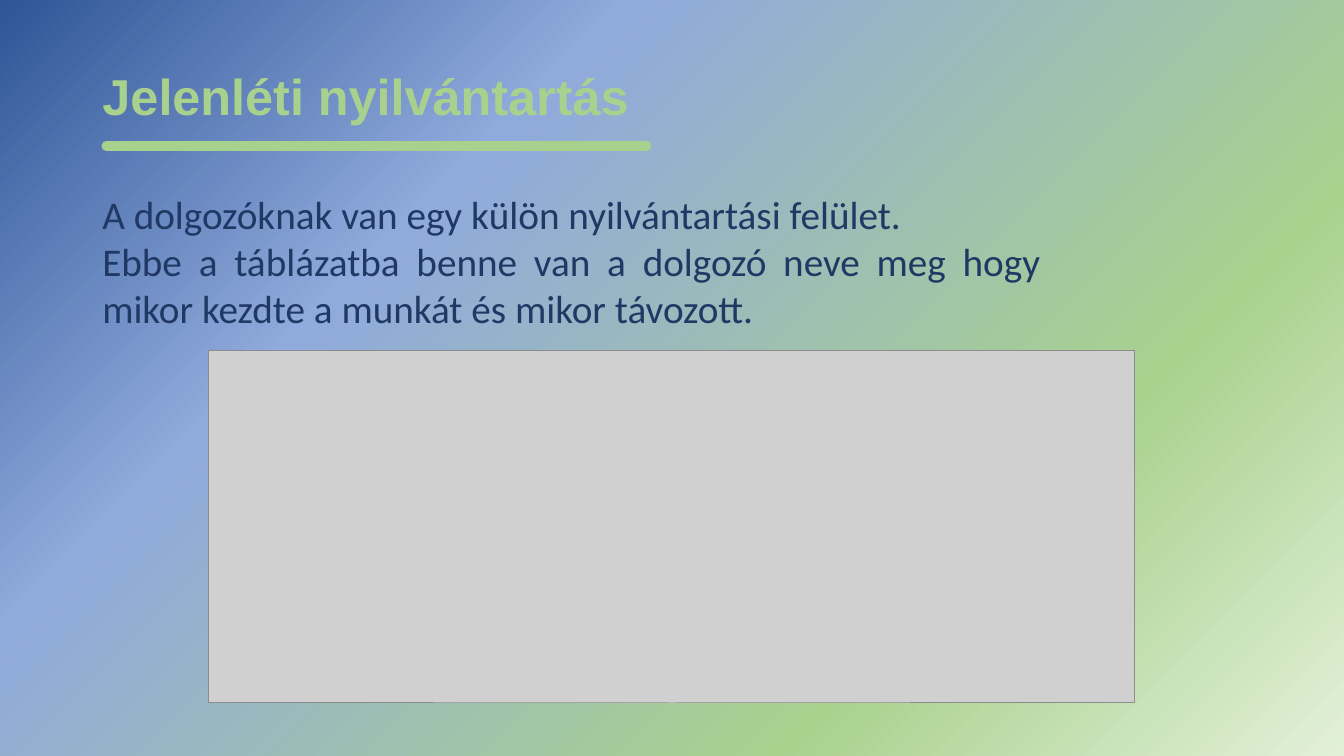
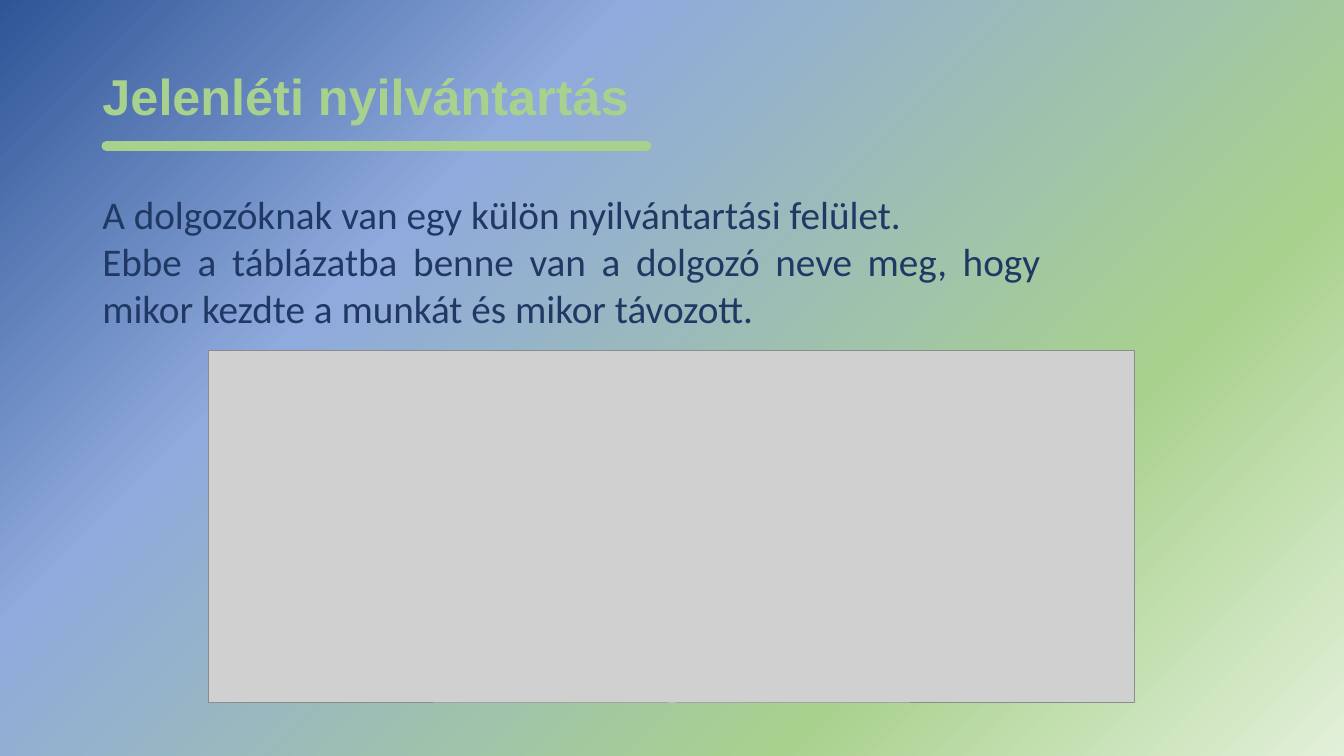
Before and after one commit to ElectronSama/ComprollerVizsga, a slide deck: slide 10 of Dokumentáció/comproller.pptx. Drawn at 1344x756 pixels with LibreOffice and Linux fonts; fonts in the diff are those of the drawing; grey boxes stand for pictures. Boxes give left, top, right and bottom in pixels: in the first picture for what was removed or moved away, otherwise in the second. Text is boxed around its words. In the diff, an @@ line names an element or a change of style, - is before the commit and + after.

```diff
--- a/Dokumentáció/comproller.pptx
+++ b/Dokumentáció/comproller.pptx
@@ text at (x1=102, y1=249, x2=1040, y2=323): text changed @@
-Ebbe a táblázatba benne van a dolgozó neve meg hogy mikor kezdte a munkát és mikor távozott.
+Ebbe a táblázatba benne van a dolgozó neve meg, hogy mikor kezdte a munkát és mikor távozott.
```
Also in this commit, not shown: 3 other slides changed, 4 other files.
